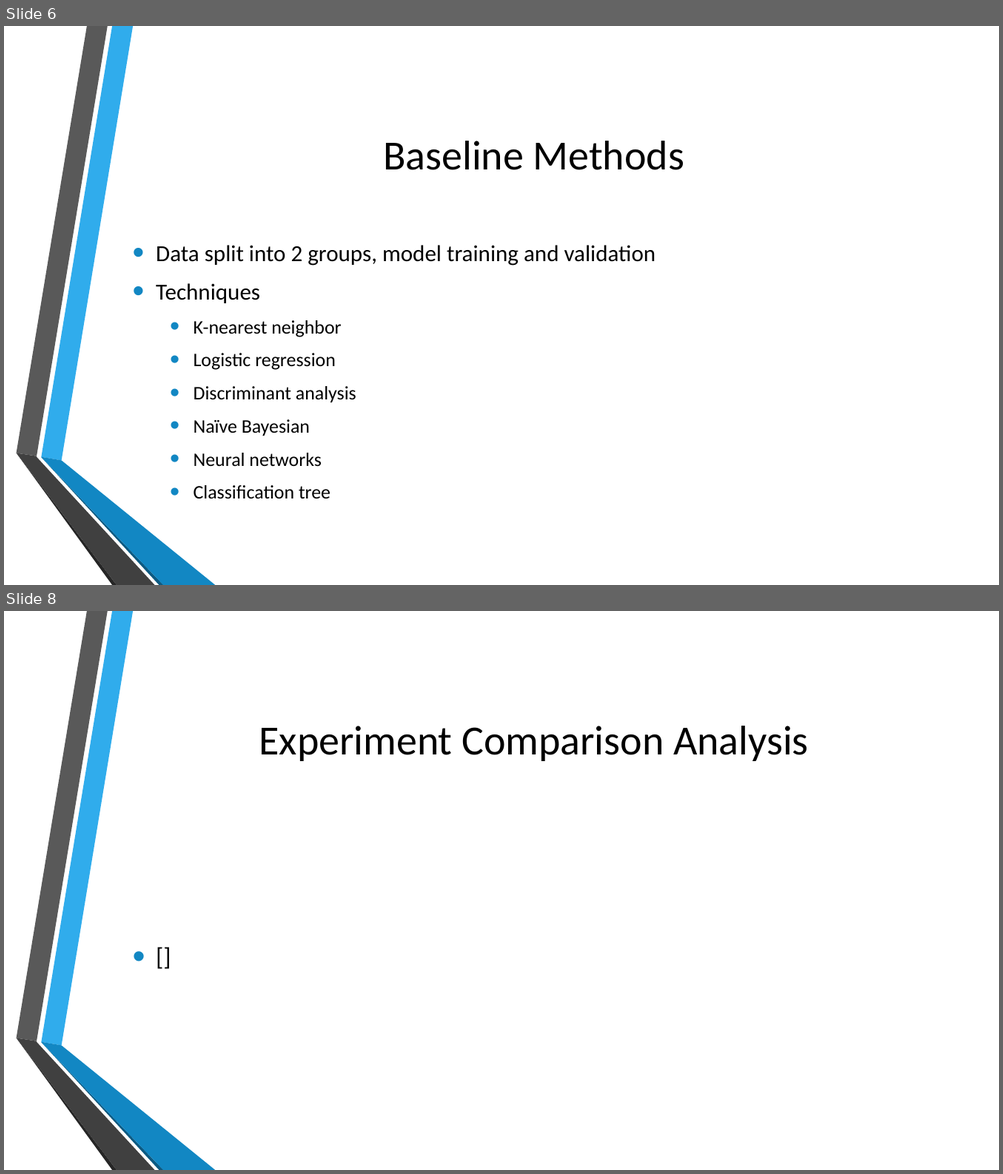
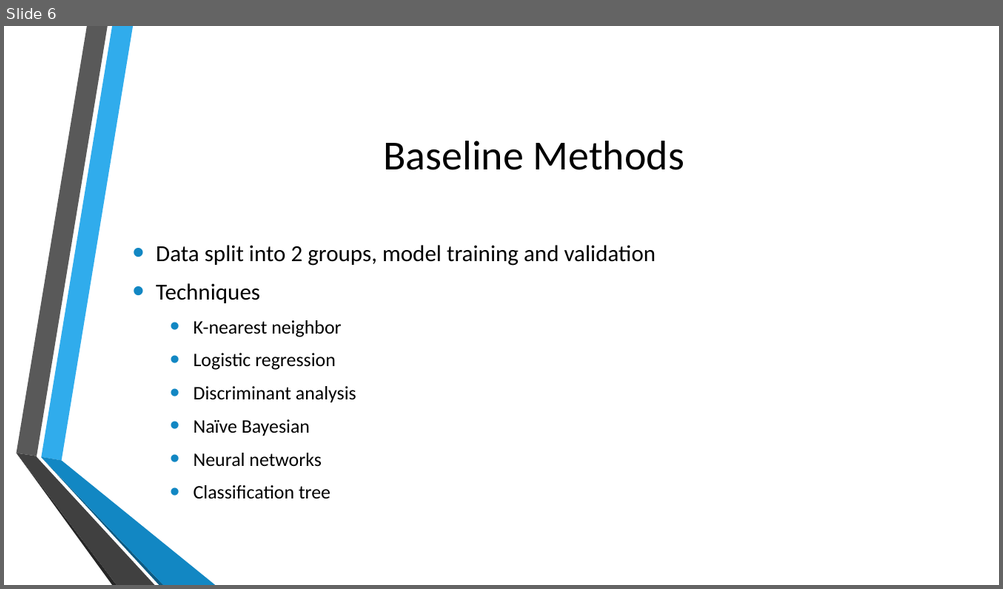
Before and after one commit to jb08/credit_card_default_ML, a slide deck: Predicting_Credit_Card_defaults.pptx. Shown one above the other, each under a label of ours: slides 6 and 8 before the commit, slide 6 after it; the slides between them are not shown. The pictures are 1003x1174 and 1003x589 pixels, drawn with LibreOffice and Linux fonts; fonts in the diff are those of the drawing; background and template pictures are left out. Boxes give left, top, right and bottom in pixels: in the first picture for what was removed or moved away, otherwise in the second. Text is boxed around its words. In the diff, an @@ line names an element or a change of style, - is before the commit and + after.

```diff
--- a/Predicting_Credit_Card_defaults.pptx
+++ b/Predicting_Credit_Card_defaults.pptx
@@ slide 8 removed at [4, 611, 999, 1170], background picture (left out); not listed: 6 template elements that a slide beside it also shows @@
@@ title removed at [259, 726, 808, 761] @@
-Experiment Comparison Analysis
@@ text removed at [125, 829, 942, 1084] @@
-• []
```
Also in this commit, not shown: 6 slides changed, 3 slides added, 2 other files.
